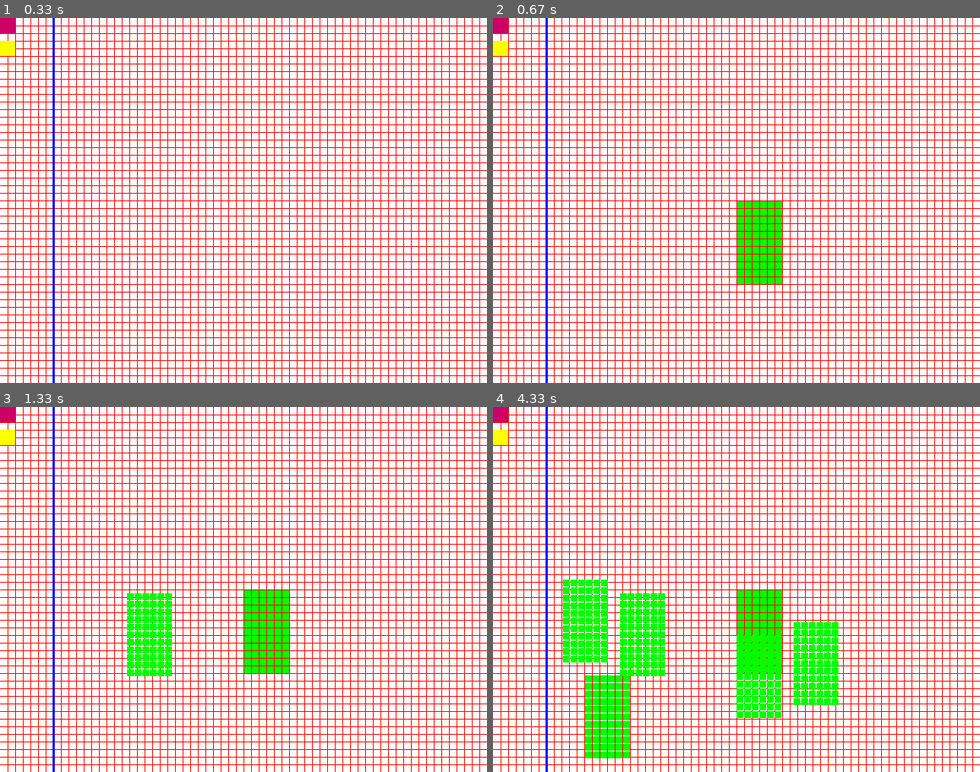
Above: before the commit, frames 1-4 (two rows, left to right).
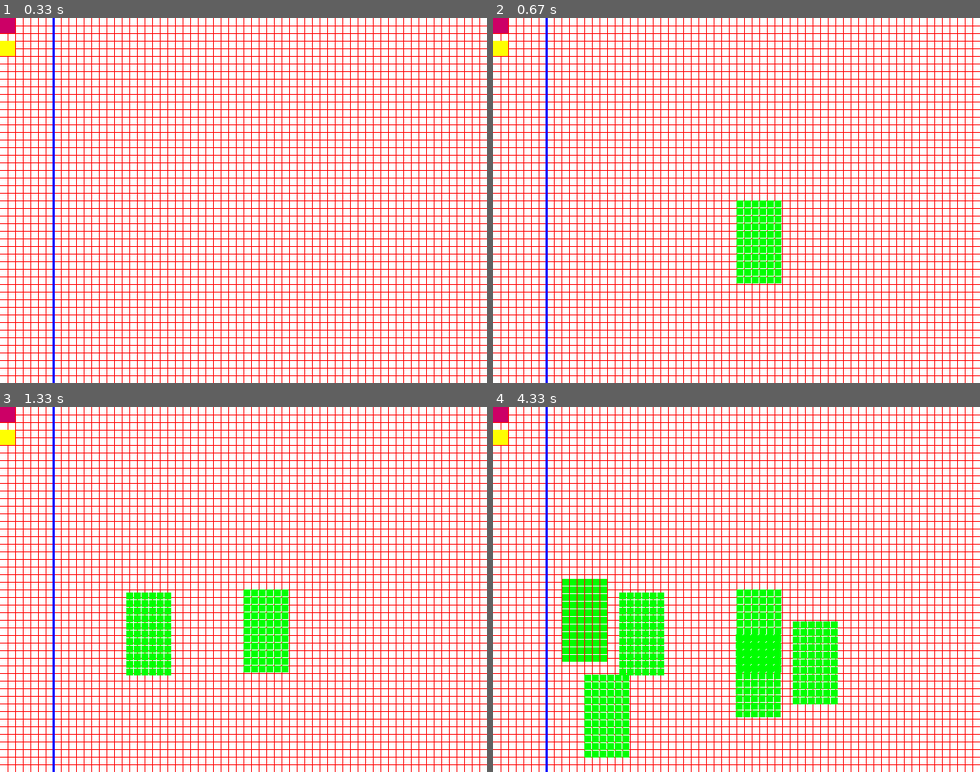
Above: after the commit, the same moments.

Repository: The-XSS-Rat/rctPySim
Game: pygame game, started from pyGame-1.py
The game is run twice, just before and just after one commit, with the same random seed, the same clock (stepped at 60 frames per second) and the same inputs.
Inputs (mouse positions are in pixels of both pictures, inside the frame that each line leads up to):
- Up to frame 1 (0.33 s): no input
- Up to frame 2 (0.67 s): click (736, 200) at 0.38 s
- Up to frame 3 (1.33 s): click (126, 593) at 0.83 s; move the mouse to (92, 673) at 1.13 s
- Up to frame 4 (4.33 s): click (585, 673) at 1.42 s; move the mouse to (794, 622) at 1.83 s; click (794, 622) at 2.18 s; move the mouse to (561, 578) at 2.67 s; click (561, 578) at 3.07 s; move the mouse to (736, 633) at 3.6 s; click (736, 633) at 4.05 s

Frame 1 is identical in both runs. In frame 2, 0.7% of the frame differs, in the area x 50-60%, y 50-73%; in frame 3, 1.5%; in frame 4, 3.7%, in the area x 14-71%, y 47-97%.

Commit message:
Migrated to windows 7
Python 3.2.4 is used togheter with pyGame 1.9.2a0

Diff:
--- a/pyGame-1.py
+++ b/pyGame-1.py
@@ -1,6 +1,6 @@
 #!/usr/bin/python
 import pygame,os,sys
-from pygame.locals import *
+from pygame import *
 from clAttraction import Attraction
 
 xres = 640
@@ -41,11 +41,11 @@
     attr1 = Attraction(currAttrWidth,currAttrHeight)
 
     h=0
-    yp = (event.pos[1]/10)*10+1 #1 is the y position
-    orgXP = (event.pos[0]/10)*10+1
+    yp = (event.pos[1]/10)*10 #1 is the y position
+    orgXP = (event.pos[0]/10)*10
     if orgXP >= 70:
         while h <= attr1.getHeight():
-            xp = (event.pos[0]/10)*10+1 #0 is the x position
+            xp = (event.pos[0]/10)*10#0 is the x position
             rectange = (xp,yp,10,10)
             w=0
             while w <= attr1.getWidth():
